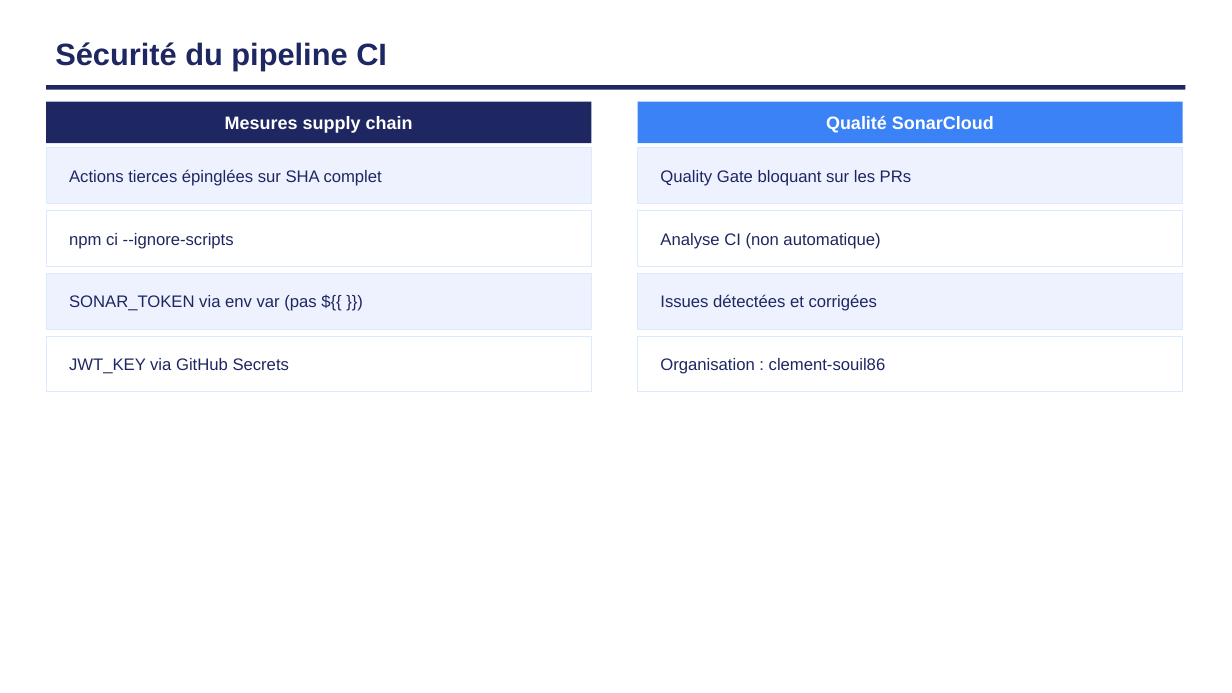
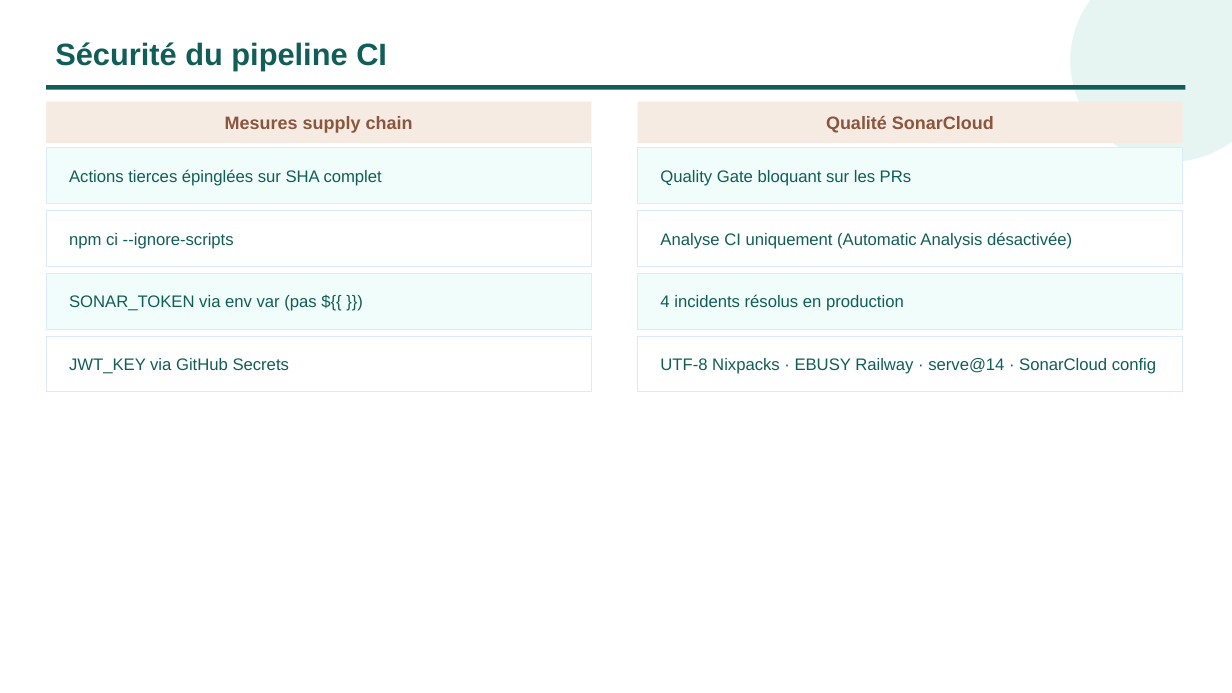
Before and after one commit to Clement-Souil/CesiZen, a slide deck: slide 9 of docs-bloc3/Soutenance_Bloc3_CESIZen.pptx (slide 11 before the commit). Drawn at 1232x693 pixels with LibreOffice and Linux fonts; fonts in the diff are those of the drawing. Boxes give left, top, right and bottom in pixels: in the first picture for what was removed or moved away, otherwise in the second. Text is boxed around its words. In the diff, an @@ line names an element or a change of style, - is before the commit and + after.

```diff
--- a/docs-bloc3/Soutenance_Bloc3_CESIZen.pptx
+++ b/docs-bloc3/Soutenance_Bloc3_CESIZen.pptx
@@ ellipse added at [1070, 0, 1232, 162], fill #0D9488 at 10% opacity @@
@@ rectangle at [46, 85, 1186, 90]: fill #1E2761 to #115E59 @@
@@ text "Mesures supply chain" at [225, 116, 413, 133]: text colour #FFFFFF to #8A563D @@
@@ rectangle at [46, 102, 592, 143]: fill #1E2761 to #F6EBE2 @@
@@ text "Qualité SonarCloud" at [826, 116, 994, 133]: text colour #FFFFFF to #8A563D @@
@@ rectangle at [638, 102, 1183, 143]: fill #3B82F6 to #F6EBE2 @@
@@ text colour #1E2761 to #115E59 in 6 elements at [55, 42, 387, 71], [69, 169, 382, 186], [69, 233, 234, 249], [69, 295, 316, 311], [69, 358, 289, 374], [660, 170, 911, 186] @@
@@ text at [660, 232, 1072, 249]: text changed; text colour #1E2761 to #115E59 @@
-Analyse CI (non automatique)
+Analyse CI uniquement (Automatic Analysis désactivée)
@@ fill #EEF2FF to #F0FDFA in 4 elements at [46, 148, 592, 203], [46, 274, 592, 329], [638, 148, 1183, 203], [638, 274, 1183, 329] @@
@@ text at [660, 294, 904, 311]: text changed; text colour #1E2761 to #115E59 @@
-Issues détectées et corrigées
+4 incidents résolus en production
@@ text at [660, 358, 1156, 374]: text changed; text colour #1E2761 to #115E59 @@
-Organisation : clement-souil86
+UTF-8 Nixpacks · EBUSY Railway · serve@14 · SonarCloud config
```
Also in this commit, not shown: 19 other slides changed, 6 slides removed, 40 other files.
